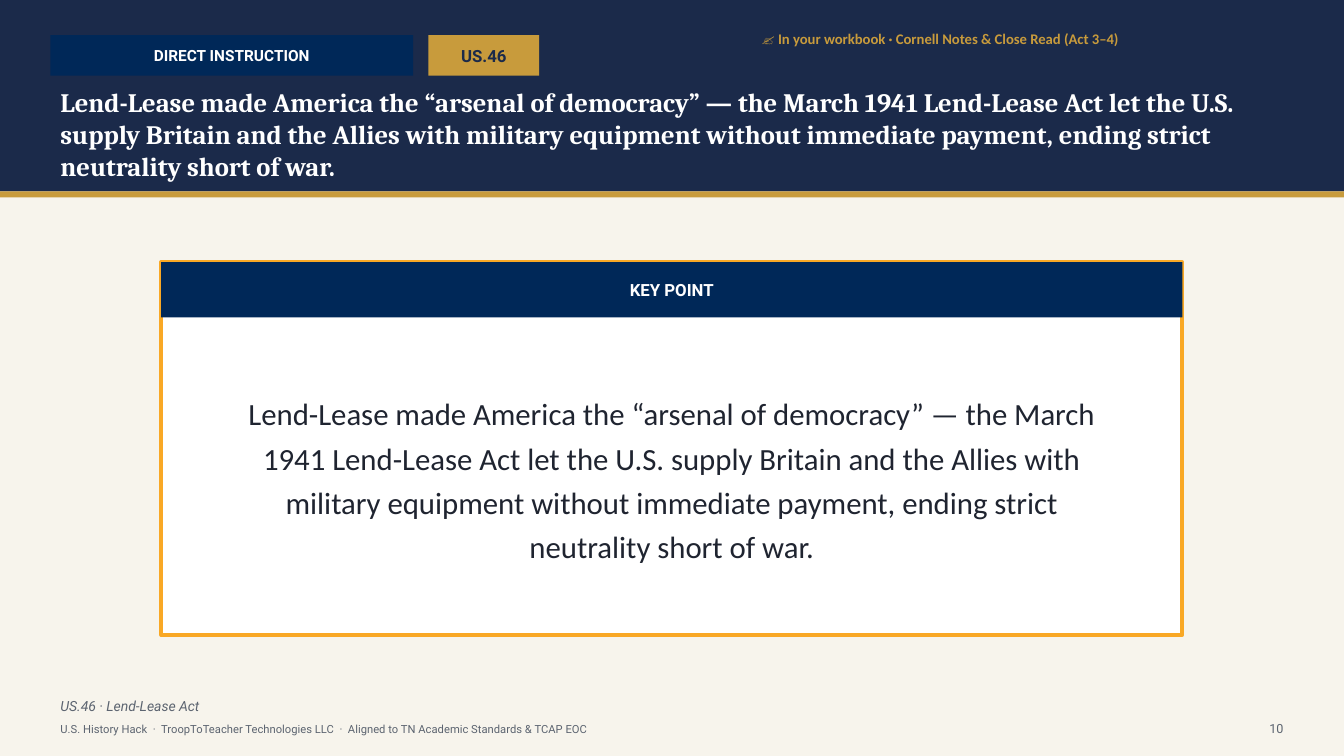
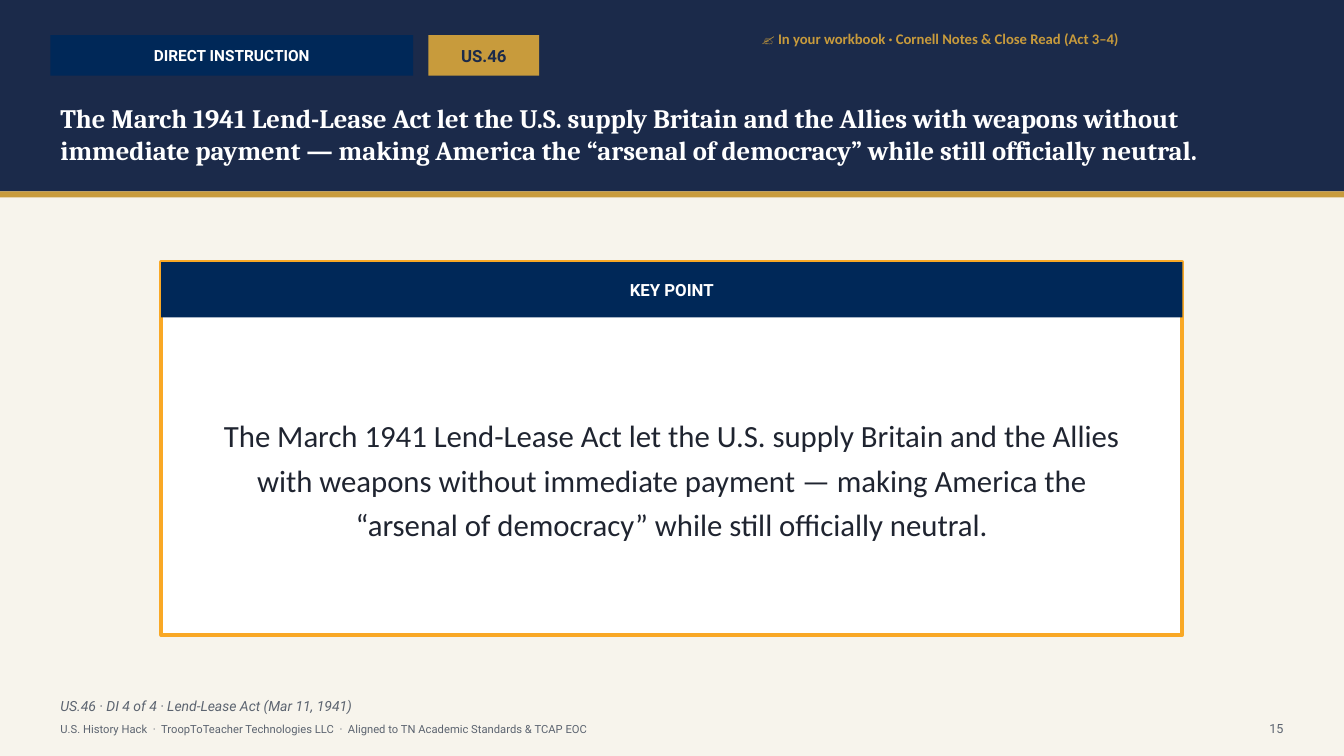
Before and after one commit to Trooptoteacher/trooptoteacher-history, a slide deck: slide 16 of 00_START_HERE/UNIT6_DECKS_BUILD/Unit6_Student_Deck_CourseStandard.pptx (slide 13 before the commit). Drawn at 1344x756 pixels with LibreOffice and Linux fonts; fonts in the diff are those of the drawing. Boxes give left, top, right and bottom in pixels: in the first picture for what was removed or moved away, otherwise in the second. Text is boxed around its words. In the diff, an @@ line names an element or a change of style, - is before the commit and + after.

```diff
--- a/00_START_HERE/UNIT6_DECKS_BUILD/Unit6_Student_Deck_CourseStandard.pptx
+++ b/00_START_HERE/UNIT6_DECKS_BUILD/Unit6_Student_Deck_CourseStandard.pptx
@@ text at (60, 109, 1197, 166): text changed @@
-Lend-Lease made America the “arsenal of democracy” — the March 1941 Lend-Lease Act let the U.S. supply Britain and the Allies with military equipment without immediate payment, ending strict neutrality short of war.
+The March 1941 Lend-Lease Act let the U.S. supply Britain and the Allies with weapons without immediate payment — making America the “arsenal of democracy” while still officially neutral.
@@ text at (224, 425, 1119, 541): text changed @@
-Lend-Lease made America the “arsenal of democracy” — the March 1941 Lend-Lease Act let the U.S. supply Britain and the Allies with military equipment without immediate payment, ending strict neutrality short of war.
+The March 1941 Lend-Lease Act let the U.S. supply Britain and the Allies with weapons without immediate payment — making America the “arsenal of democracy” while still officially neutral.
@@ text at (60, 700, 352, 714): text changed @@
-US.46 · Lend-Lease Act
+US.46 · DI 4 of 4 · Lend-Lease Act (Mar 11, 1941)
@@ text at (1269, 724, 1283, 733): text changed @@
-10
+15
```
Also in this commit, not shown: 108 other slides changed, 16 slides added, 1 slide removed, 2 other files.
